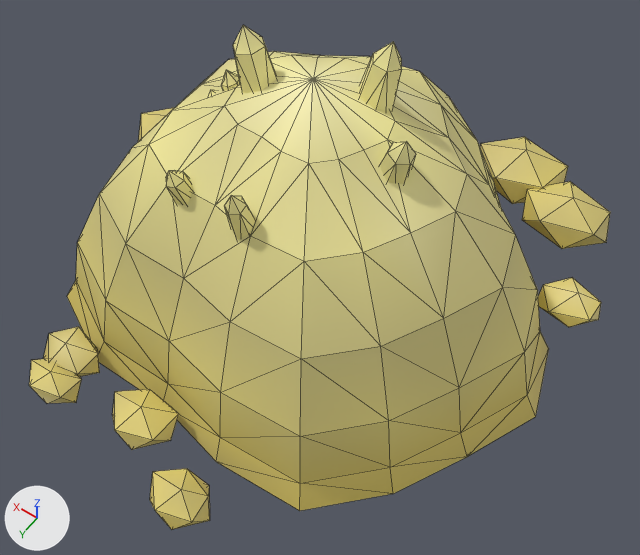
Before and after pictures for a commit that changed the glTF model game/assets/nature/biome/crystal_sulphur.glb.
Rendered twice from a 50 mm lens placed at (-0.945, 1.231, 1.938), pointed at (-0.161, 0.133, 0.213). The lights are fixed; the arrows at lower left show +X, +Y and +Z. The picture after the commit comes second. Mesh edges are drawn as thin lines. Vertices at exactly the same position are counted once.

Objects in the first picture: 'crystal_sulphur'.
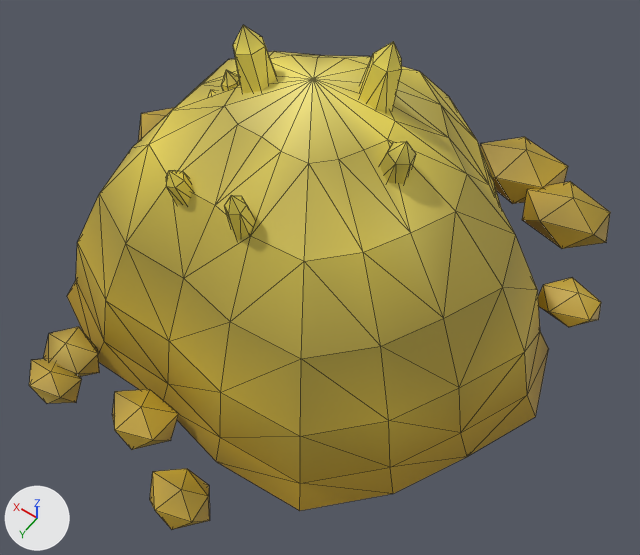
Boxes (x1, y1, x2, y2) around the edits, measured in the pictures (640 x 555 px):
part 1 of me_crystal_sulphur, recoloured (darker): (29, 100, 610, 529) in both
part 2 of me_crystal_sulphur, recoloured: (99, 25, 501, 345) in both

The edits, one by one:
me_crystal_sulphur has 320 vertices, 568 faces and spans x -0.7..0.81, y -0.79..0.77, z -0.05..0.79.
me_crystal_sulphur is used by ob_crystal_sulphur; location (-0.057, 0.012, 0.0).
me_crystal_sulphur part 1: 340 faces centred in x -0.69..0.79, y -0.78..0.76, z -0.05..0.6 are repainted in the vertex colours; the middle colour goes from yellow #d9c971 to yellow #b1952a.
me_crystal_sulphur part 2: 228 faces centred in x -0.41..0.43, y -0.53..0.33, z 0.24..0.76 are repainted in the vertex colours; the middle colour goes from yellow #f4e999 to yellow #e6d052.
